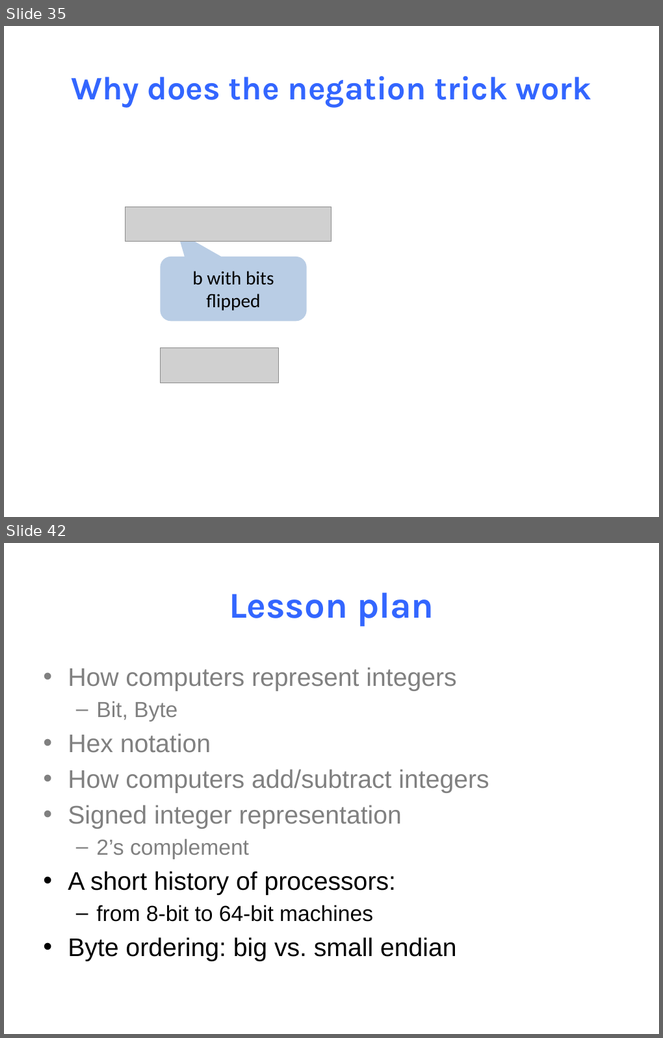
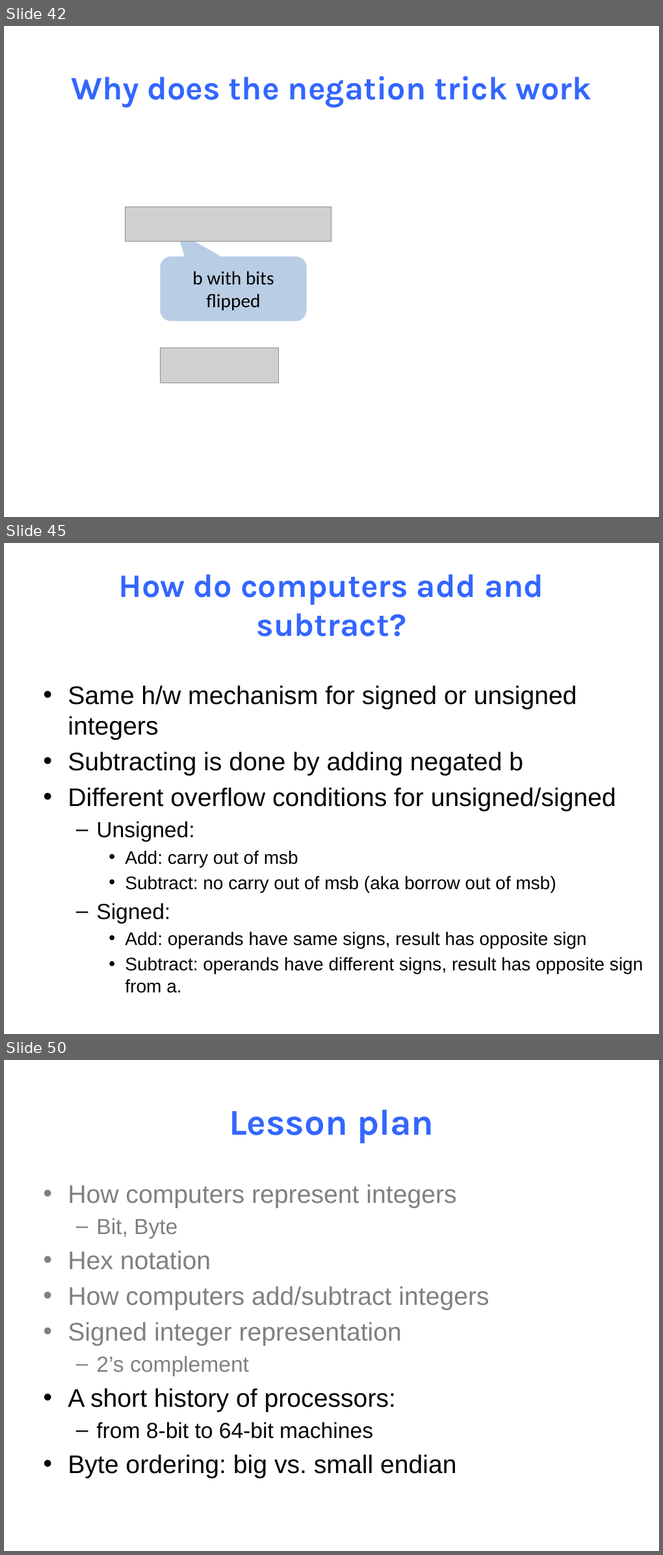
Before and after one commit to NYU-CSO/nyu-cso.github.io, a slide deck: notes/02-bits_bytes_int.pptx. Shown one above the other, each under a label of ours: slides 35 and 42 before the commit, slides 42, 45 and 50 after it; the slides between them are not shown. The pictures are 663x1038 and 663x1555 pixels, drawn with LibreOffice and Linux fonts; fonts in the diff are those of the drawing; grey boxes stand for pictures. Boxes give left, top, right and bottom in pixels: in the first picture for what was removed or moved away, otherwise in the second. Text is boxed around its words. In the diff, an @@ line names an element or a change of style, - is before the commit and + after.

```diff
--- a/notes/02-bits_bytes_int.pptx
+++ b/notes/02-bits_bytes_int.pptx
@@ slide 45 added at (4,543,659,1034), background #FFFFFF @@
@@ title added at (119,574,544,637), 36 pt, text #3366FF, bold @@
+How do computers add and subtract?
@@ text added at (68,685,643,993), 20 pt, text #000000 @@
+• Same h/w mechanism for signed or unsigned integers
+• Subtracting is done by adding negated b
+• Different overflow conditions for unsigned/signed
+  – Unsigned:
+    • Add: carry out of msb
+    • Subtract: no carry out of msb (aka borrow out of msb)
+  – Signed:
+    • Add: operands have same signs, result has opposite sign
+    • Subtract: operands have different signs, result has opposite sign from a.
@@ what was slide 35 is now slide 42 @@
@@ what was slide 42 is now slide 50 @@
```
Also in this commit, not shown: 12 slides changed, 8 other slides added, 1 slide removed, 1 other file.
